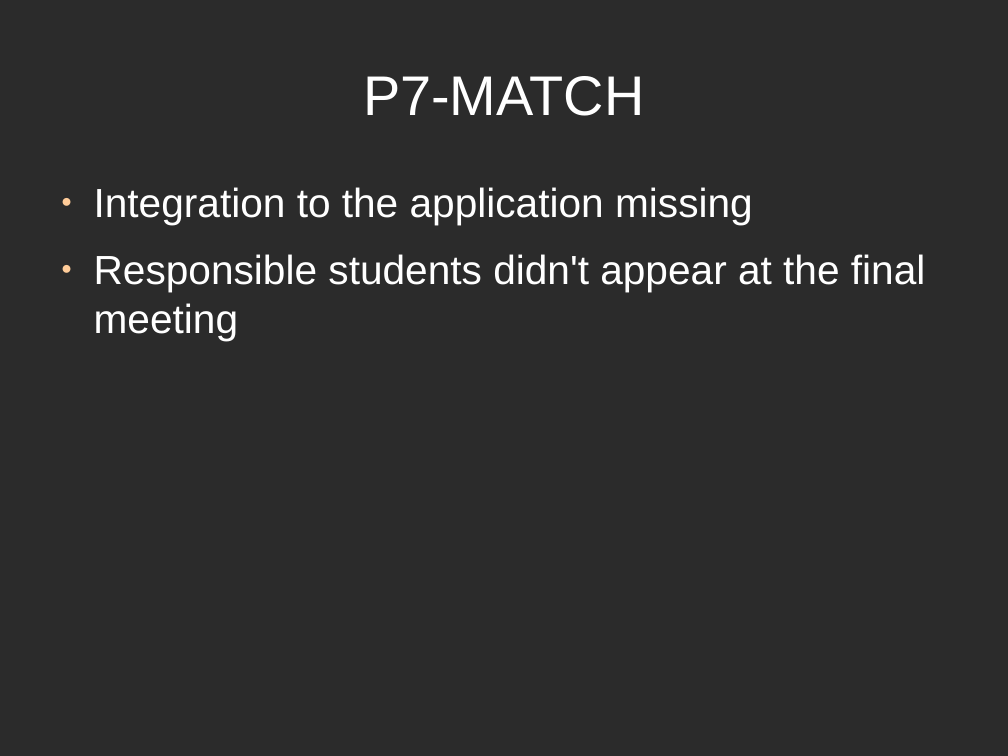
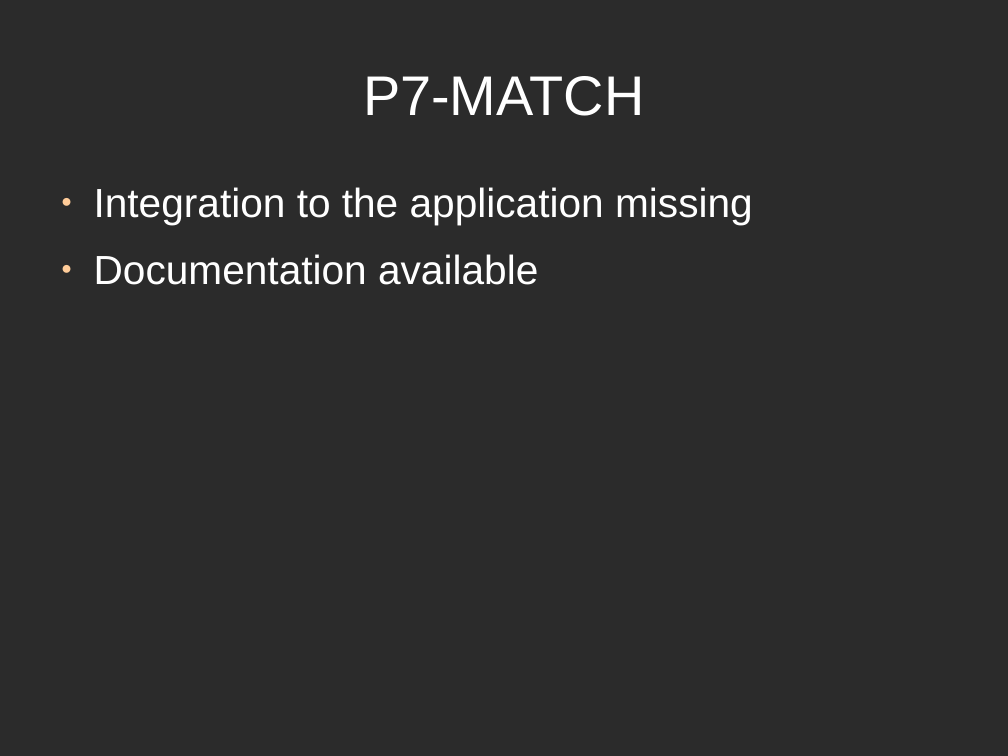
Before and after one commit to djjorjinho/mutworange_2011, a slide deck: slide 21 of documents/presentation/final_presentation.odp. Drawn at 1008x756 pixels with LibreOffice and Linux fonts; fonts in the diff are those of the drawing; background and template pictures are left out; a plain dark background stands for a picture behind light text. Boxes give left, top, right and bottom in pixels: in the first picture for what was removed or moved away, otherwise in the second. Text is boxed around its words. In the diff, an @@ line names an element or a change of style, - is before the commit and + after.

Commit message:
p7 changed.

```diff
--- a/documents/presentation/final_presentation.odp
+++ b/documents/presentation/final_presentation.odp
@@ text at [94, 254, 538, 285]: text changed @@
-● Responsible students didn't appear at the final meeting
+● Documentation available
```
